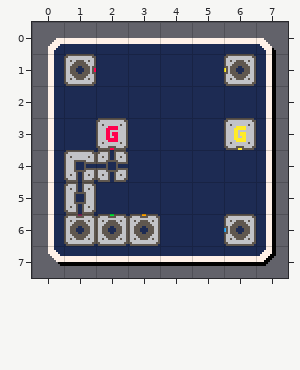
Level history. Tiled map: level/map_tutorial_001/map_tutorial_001.tmx. The picture above is the old version.
Cells are 32x32 px. Shown: x 0..7, y 0..7.
The same view after the edit:
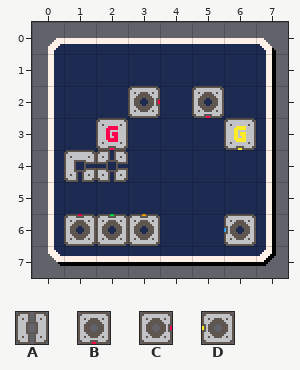
Key: from "element": A 7 turned 90, B 66 turned 180, C 66 turned 90, D 82 turned 270.
_ is an empty cell.
Diff:
Layer "Element":
The edit adds tile B in row 2 at x 5.
The edit adds tile C in row 2 at x 3.
Tile A is gone in row 5 at x 1.
Tile C is gone in row 1 at x 1.
Tile D is gone in row 1 at x 6.
